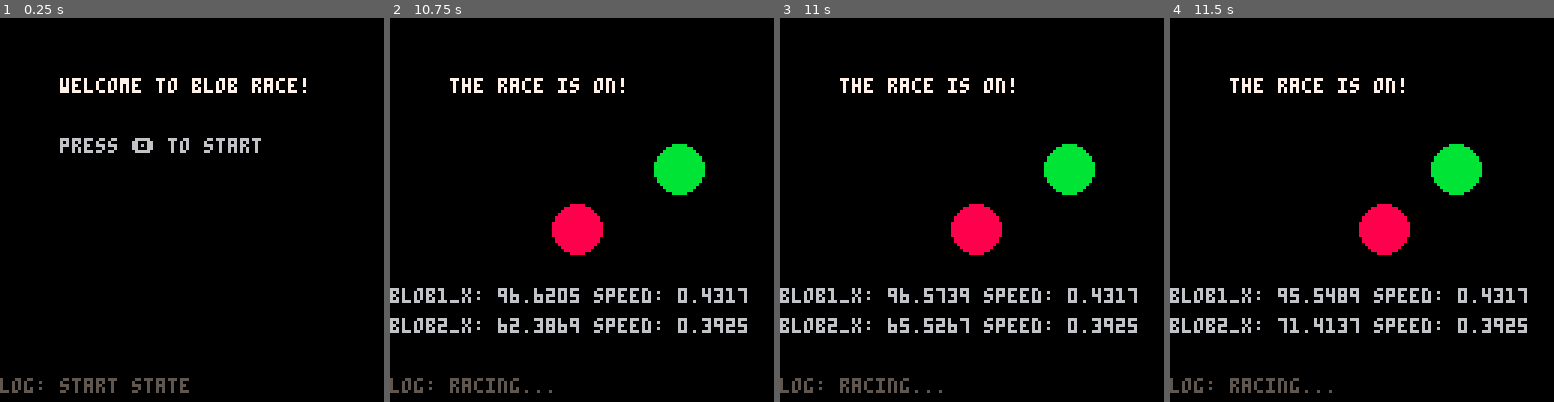
Above: before the commit, frames 1-4 (left to right).
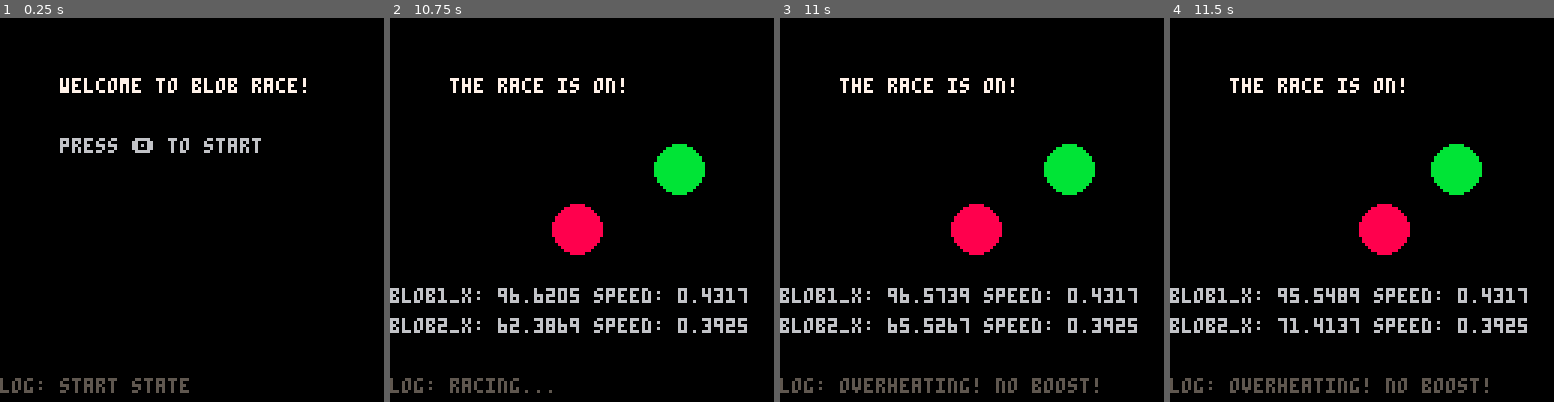
Above: after the commit, the same moments.

Repository: geopet/formula-blob
Game: PICO-8 cartridge blob_race.p8
Two runs of this game, one before a commit and one after it. Both use one fixed random seed, a clock stepped at 60 frames per second and the inputs below.
Inputs:
- Up to frame 1 (0.25 s): no input
- Up to frame 2 (10.75 s): tap O (Z key) at 0.33, 0.7, 1.43, 2.22, 3.1, 3.98, 4.87, 5.75, 6.63, 7.52, 8.4, 9.28, 10.17 s; tap X (X key) at 1.07, 2.07, 2.4, 2.73, 3.07, 3.4, 3.73, 4.07, 4.4, 4.73, 5.07, 5.4, 5.73, 6.07, 6.4, 6.73, 7.07, 7.4, 7.73, 8.07, 8.4, 8.73, 9.07, 9.4, 9.73, 10.07, 10.4, 10.73 s; hold Left 1.97-2.37 s; hold Right 2.87-3.53 s; hold Right 4.13-4.53 s; hold Left 5.13-5.8 s; hold Left 6.23-6.63 s; hold Right 7.13-7.8 s; hold Right 8.4-8.8 s; hold Left 9.4-10.07 s; hold Left from 10.5 s (still down)
- Up to frame 3 (11 s): release Left at 10.9 s
- Up to frame 4 (11.5 s): tap O (Z key) at 11.05 s; tap X (X key) at 11.07, 11.4 s; hold Right from 11.4 s (still down)

Frames 1-2 are identical in both runs. In frame 3, 0.9% of the frame differs, in the area x 15-83%, y 93-98%; in frame 4, 0.9%.

Commit message:
fix(logging): repair race logging
Race logging was broken because it was hard coded in the race state in
_draw(). This commit repairs that.

Diff:
--- a/blob_race.p8
+++ b/blob_race.p8
@@ -223,8 +223,6 @@
     elseif (state == "racing") then
         print("the race is on!", 20, 20, 7)
 
-        log_msg = "racing..."
-
         circfill(blob1_x, blob1_y, 8, 11)
         circfill(blob2_x, blob2_y, 8, 8)
 
